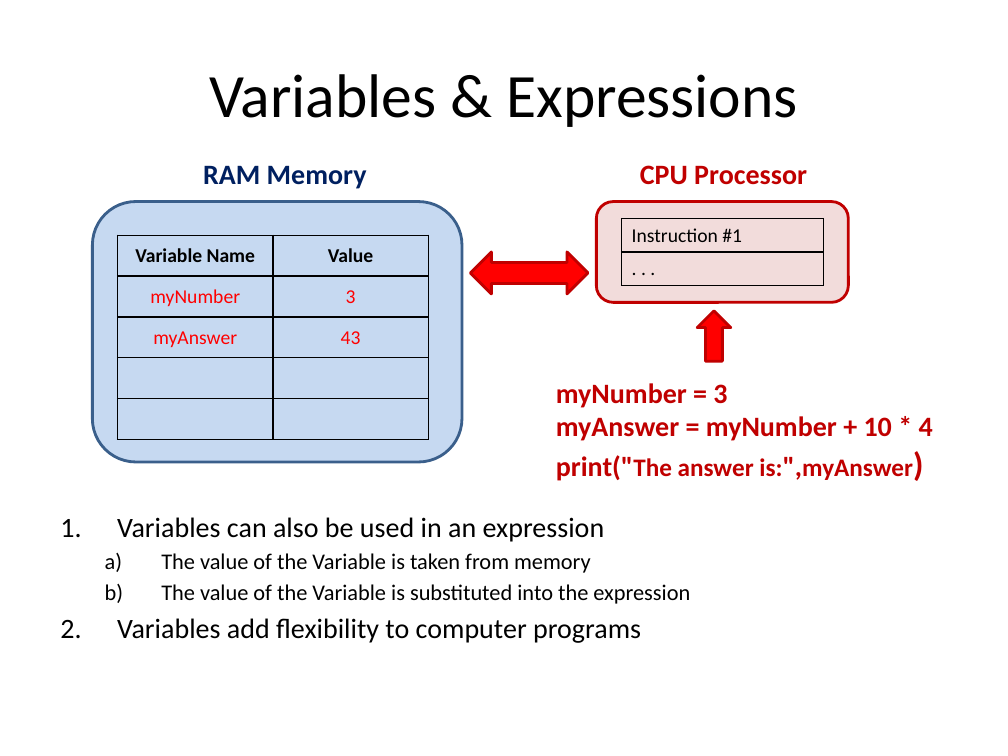
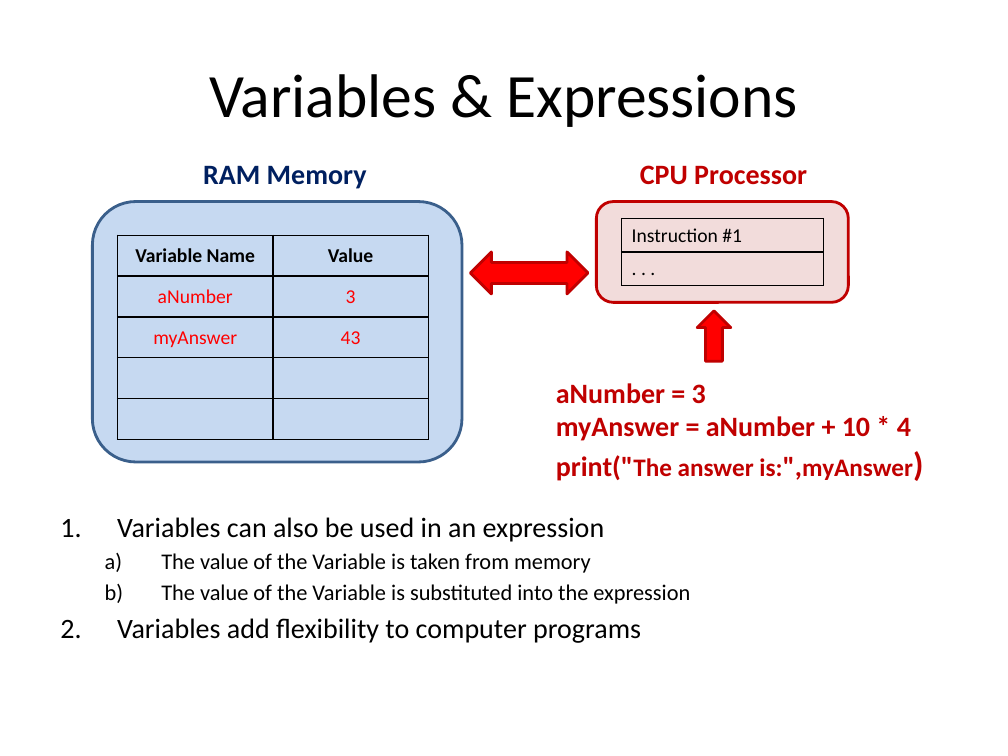
Before and after one commit to Greg5519/ICS2O0, a slide deck: slide 9 of Topic B Programming Introduction/B.2 Lesson - Python Variable Basics.pptx. Drawn at 1008x756 pixels with LibreOffice and Linux fonts; fonts in the diff are those of the drawing. Boxes give left, top, right and bottom in pixels: in the first picture for what was removed or moved away, otherwise in the second. Text is boxed around its words. In the diff, an @@ line names an element or a change of style, - is before the commit and + after.

```diff
--- a/Topic B Programming Introduction/B.2 Lesson - Python Variable Basics.pptx
+++ b/Topic B Programming Introduction/B.2 Lesson - Python Variable Basics.pptx
@@ table at [118,235,428,439] @@
-row 2, column 1: myNumber
+row 2, column 1: aNumber
@@ text at [556,383,911,441]: text changed @@
-myNumber = 3
-myAnswer = myNumber + 10 * 4
+aNumber = 3
+myAnswer = aNumber + 10 * 4
```
Also in this commit, not shown: 3 other slides changed, 1 slide added, 3 other files.
